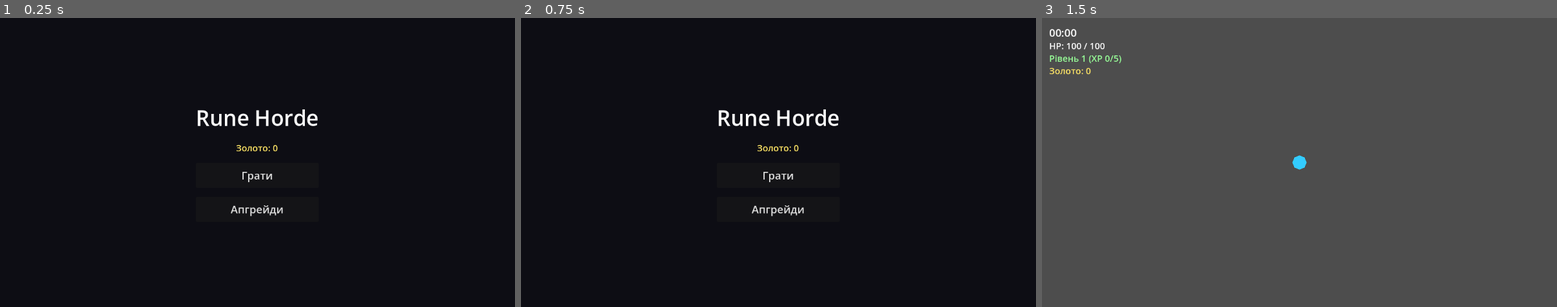
Above: before the commit, frames 1-3 (left to right).
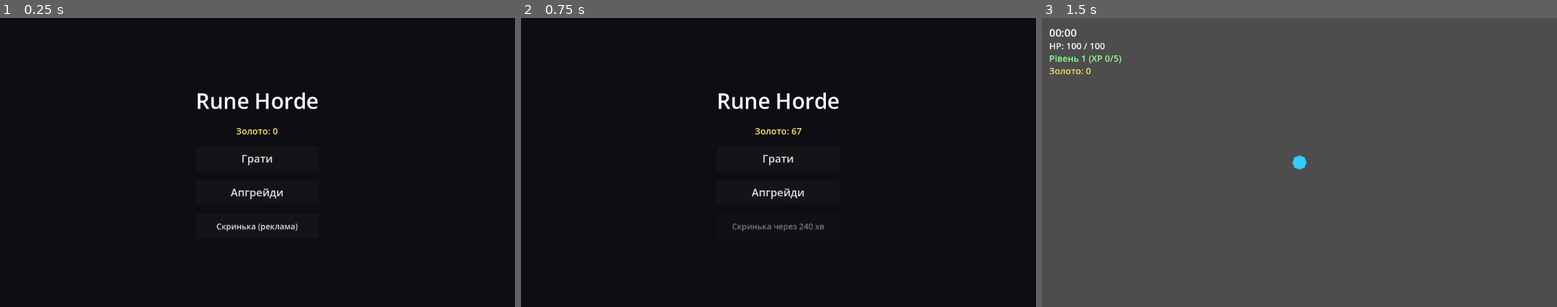
Above: after the commit, the same moments.

Repository: dmytro-matviiv/Run-horde
Game: Godot game, scene res://scenes/main.tscn
The game is run twice, just before and just after one commit, with the same random seed, the same clock (stepped at 60 frames per second) and the same inputs.
Inputs (mouse positions are in pixels of both pictures, inside the frame that each line leads up to):
- Up to frame 1 (0.25 s): no input
- Up to frame 2 (0.75 s): click (778, 226) at 0.5 s, where only the run after the commit has a clickable "Скринька (реклама)"
- Up to frame 3 (1.5 s): click "Грати" at 1.25 s

The runs differ from the first frame. In frame 1, 1.9% of the frame differs, in the area x 38-62%, y 25-74%; in frame 2, 1.9%; in frame 3, nothing differs.

Commit message:
Фаза 4: ідл-шар — офлайн-золото, скринька, заглушка реклами
GameState рахує офлайн-золото при старті застосунку
(Balance.idle_gold_per_hour, ліміт 8 год, захист від перекрученого
годинника) і показує попап "Поки тебе не було" з кнопками "Забрати"
й "Забрати ×2" на головному екрані.

Обидві кнопки х2 (офлайн-золото і скринька раз на 4 години) йдуть
через новий AdsManager — заглушку rewarded-реклами, яка зараз завжди
"успішна" одразу, а в Фазі 6 стане реальним AdMob-плагіном. Решта
коду звертається лише до AdsManager.show_rewarded_ad(), тож заміна
заглушки не торкнеться викликів ззовні.

Co-Authored-By: Claude Sonnet 5 <noreply@anthropic.com>

Diff:
--- a/data/balance.gd
+++ b/data/balance.gd
@@ -39,3 +39,18 @@
 ## Вартість мета-апгрейду на певному рівні (у золоті).
 static func meta_upgrade_cost(level: int) -> int:
 	return int(round(50 * pow(1.35, level)))
+
+# Ідл-шар
+const IDLE_GOLD_PER_HOUR_BASE := 60.0
+const IDLE_GOLD_PER_LEVEL_PERCENT := 0.15   # приріст gold/год за кожен сумарний рівень мета-апгрейдів
+const IDLE_MAX_HOURS := 8.0                 # ліміт накопичення офлайн-золота
+
+## Скільки золота гривень капає за годину офлайну при сумі рівнів
+## усіх мета-апгрейдів total_meta_levels.
+static func idle_gold_per_hour(total_meta_levels: int) -> float:
+	return IDLE_GOLD_PER_HOUR_BASE * (1.0 + IDLE_GOLD_PER_LEVEL_PERCENT * total_meta_levels)
+
+# Скринька на головному екрані
+const CHEST_COOLDOWN_HOURS := 4.0
+const CHEST_GOLD_MIN := 20
+const CHEST_GOLD_MAX := 80
--- a/project.godot
+++ b/project.godot
@@ -22,6 +22,7 @@
 
 GameState="*res://scripts/autoload/game_state.gd"
 SaveManager="*res://scripts/autoload/save_manager.gd"
+AdsManager="*res://scripts/autoload/ads_manager.gd"
 
 [layer_names]
 
--- a/scenes/ui/main_menu.gd
+++ b/scenes/ui/main_menu.gd
@@ -2,18 +2,55 @@
 
 ## Головне меню: точка повернення між ранами. "Грати" веде в ран,
 ## "Апгрейди" — на екран мета-прогресії (тут гравець витрачає золото
-## між ранами — наша "база").
+## між ранами — наша "база"). Тут же показуємо офлайн-золото
+## (GameState.pending_offline_gold) і скриньку за таймером.
+
+const OFFLINE_REWARD_SCENE := preload("res://scenes/ui/offline_reward.tscn")
 
 @onready var gold_label: Label = $CenterContainer/VBoxContainer/GoldLabel
+@onready var chest_button: Button = $CenterContainer/VBoxContainer/ChestButton
+
+var _chest_refresh_timer := 0.0
 
 func _ready() -> void:
 	_update_gold_label()
+	_update_chest_button()
+	if GameState.pending_offline_gold > 0:
+		_show_offline_reward()
+
+func _process(delta: float) -> void:
+	_chest_refresh_timer += delta
+	if _chest_refresh_timer >= 1.0:
+		_chest_refresh_timer = 0.0
+		_update_chest_button()
 
 func _update_gold_label() -> void:
 	gold_label.text = "Золото: %d" % GameState.gold
+
+func _update_chest_button() -> void:
+	if GameState.is_chest_available():
+		chest_button.text = "Скринька (реклама)"
+		chest_button.disabled = false
+	else:
+		var minutes_left := GameState.get_chest_seconds_left() / 60
+		chest_button.text = "Скринька через %d хв" % minutes_left
+		chest_button.disabled = true
+
+func _show_offline_reward() -> void:
+	var popup: Node = OFFLINE_REWARD_SCENE.instantiate()
+	add_child(popup)
+	popup.closed.connect(_update_gold_label)
 
 func _on_play_pressed() -> void:
 	get_tree().change_scene_to_file("res://scenes/run/run.tscn")
 
 func _on_upgrades_pressed() -> void:
 	get_tree().change_scene_to_file("res://scenes/ui/meta_upgrades.tscn")
+
+func _on_chest_pressed() -> void:
+	AdsManager.show_rewarded_ad(_on_chest_ad_reward)
+
+func _on_chest_ad_reward() -> void:
+	GameState.claim_chest_reward()
+	_update_gold_label()
+	_update_chest_button()
--- a/scenes/ui/main_menu.tscn
+++ b/scenes/ui/main_menu.tscn
@@ -50,5 +50,11 @@
 theme_override_font_sizes/font_size = 24
 text = "Апгрейди"
 
+[node name="ChestButton" type="Button" parent="CenterContainer/VBoxContainer"]
+custom_minimum_size = Vector2(220, 56)
+theme_override_font_sizes/font_size = 18
+text = "Скринька (реклама)"
+
 [connection signal="pressed" from="CenterContainer/VBoxContainer/PlayButton" to="." method="_on_play_pressed"]
 [connection signal="pressed" from="CenterContainer/VBoxContainer/UpgradesButton" to="." method="_on_upgrades_pressed"]
+[connection signal="pressed" from="CenterContainer/VBoxContainer/ChestButton" to="." method="_on_chest_pressed"]
--- /dev/null
+++ b/scenes/ui/offline_reward.gd
@@ -0,0 +1,27 @@
+extends Control
+
+## Попап "Поки тебе не було" — головне меню показує його, якщо на
+## старті застосунку накопичилось офлайн-золото
+## (GameState.pending_offline_gold, порахований у GameState._ready()).
+
+signal closed
+
+@onready var amount_label: Label = $CenterContainer/Panel/MarginContainer/VBoxContainer/AmountLabel
+
+func _ready() -> void:
+	amount_label.text = "+%d золота" % GameState.pending_offline_gold
+
+func _on_claim_pressed() -> void:
+	GameState.claim_offline_gold(1)
+	_close()
+
+func _on_claim_double_pressed() -> void:
+	AdsManager.show_rewarded_ad(_on_ad_reward_granted)
+
+func _on_ad_reward_granted() -> void:
+	GameState.claim_offline_gold(2)
+	_close()
+
+func _close() -> void:
+	closed.emit()
+	queue_free()
--- /dev/null
+++ b/scenes/ui/offline_reward.tscn
@@ -0,0 +1,69 @@
+[gd_scene load_steps=2 format=3]
+
+[ext_resource type="Script" path="res://scenes/ui/offline_reward.gd" id="1"]
+
+[node name="OfflineReward" type="Control"]
+anchors_preset = 15
+anchor_right = 1.0
+anchor_bottom = 1.0
+grow_horizontal = 2
+grow_vertical = 2
+script = ExtResource("1")
+
+[node name="Background" type="ColorRect" parent="."]
+anchors_preset = 15
+anchor_right = 1.0
+anchor_bottom = 1.0
+grow_horizontal = 2
+grow_vertical = 2
+color = Color(0, 0, 0, 0.75)
+
+[node name="CenterContainer" type="CenterContainer" parent="."]
+anchors_preset = 15
+anchor_right = 1.0
+anchor_bottom = 1.0
+grow_horizontal = 2
+grow_vertical = 2
+
+[node name="Panel" type="Panel" parent="CenterContainer"]
+custom_minimum_size = Vector2(360, 260)
+
+[node name="MarginContainer" type="MarginContainer" parent="CenterContainer/Panel"]
+anchors_preset = 15
+anchor_right = 1.0
+anchor_bottom = 1.0
+grow_horizontal = 2
+grow_vertical = 2
+theme_override_constants/margin_left = 24
+theme_override_constants/margin_top = 24
+theme_override_constants/margin_right = 24
+theme_override_constants/margin_bottom = 24
+
+[node name="VBoxContainer" type="VBoxContainer" parent="CenterContainer/Panel/MarginContainer"]
+theme_override_constants/separation = 16
+alignment = 1
+
+[node name="TitleLabel" type="Label" parent="CenterContainer/Panel/MarginContainer/VBoxContainer"]
+theme_override_font_sizes/font_size = 26
+theme_override_colors/font_color = Color(1, 1, 1, 1)
+text = "Поки тебе не було"
+horizontal_alignment = 1
+
+[node name="AmountLabel" type="Label" parent="CenterContainer/Panel/MarginContainer/VBoxContainer"]
+theme_override_font_sizes/font_size = 32
+theme_override_colors/font_color = Color(1, 0.9, 0.4, 1)
+text = "+0 золота"
+horizontal_alignment = 1
+
+[node name="ClaimButton" type="Button" parent="CenterContainer/Panel/MarginContainer/VBoxContainer"]
+custom_minimum_size = Vector2(0, 48)
+theme_override_font_sizes/font_size = 20
+text = "Забрати"
+
+[node name="ClaimDoubleButton" type="Button" parent="CenterContainer/Panel/MarginContainer/VBoxContainer"]
+custom_minimum_size = Vector2(0, 48)
+theme_override_font_sizes/font_size = 20
+text = "Забрати ×2 (реклама)"
+
+[connection signal="pressed" from="CenterContainer/Panel/MarginContainer/VBoxContainer/ClaimButton" to="." method="_on_claim_pressed"]
+[connection signal="pressed" from="CenterContainer/Panel/MarginContainer/VBoxContainer/ClaimDoubleButton" to="." method="_on_claim_double_pressed"]
--- /dev/null
+++ b/scripts/autoload/ads_manager.gd
@@ -0,0 +1,20 @@
+extends Node
+
+## Обгортка над рекламним SDK. Зараз — заглушка (mock): rewarded-відео
+## "показується" миттєво й завжди успішне, щоб решту гри можна було
+## розробляти й тестувати в редакторі без підключеного плагіна.
+##
+## У Фазі 6 сюди зайде реальний AdMob-плагін (poing-studios/godot-admob-plugin);
+## решта коду завжди звертається лише до AdsManager.show_rewarded_ad(),
+## тож заміна заглушки на реальний SDK не торкнеться викликів ззовні.
+
+## Показує rewarded-відео. on_reward викликається, якщо гравець
+## додивився ролик до кінця; on_skipped — якщо закрив достроково або
+## реклама недоступна. Заглушка завжди викликає on_reward.
+func show_rewarded_ad(on_reward: Callable, on_skipped: Callable = Callable()) -> void:
+	on_reward.call()
+
+## Показує interstitial. Заглушка нічого не робить (немає плагіна) —
+## реальний показ з'явиться разом з AdMob у Фазі 6.
+func show_interstitial() -> void:
+	pass
--- a/scripts/autoload/game_state.gd
+++ b/scripts/autoload/game_state.gd
@@ -29,8 +29,68 @@
 var last_run_time := 0.0
 var last_run_victory := false
 
+# Ідл-шар: коли гравця бачили востаннє й скільки золота накопичилось,
+# поки застосунок був закритий (розділ 7 ТЗ).
+var last_seen_timestamp := 0
+var pending_offline_gold := 0
+
+# Скринька на головному екрані (розділ 8 ТЗ) — окремий таймер,
+# не пов'язаний з офлайн-золотом.
+var last_chest_claim_timestamp := 0
+
 func _ready() -> void:
 	SaveManager.load_game()
+	_compute_offline_gold()
+
+func get_total_meta_levels() -> int:
+	var total := 0
+	for id in meta_upgrade_levels:
+		total += meta_upgrade_levels[id]
+	return total
+
+## Рахує офлайн-золото за час з останнього виходу (обмежено
+## Balance.IDLE_MAX_HOURS). Захист від перекрученого годинника: якщо
+## різниця часу від'ємна — нараховуємо нуль, мітку все одно оновлюємо.
+func _compute_offline_gold() -> void:
+	var now := int(Time.get_unix_time_from_system())
+	var elapsed_seconds := now - last_seen_timestamp
+	if last_seen_timestamp <= 0 or elapsed_seconds <= 0:
+		pending_offline_gold = 0
+	else:
+		var capped_hours: float = minf(elapsed_seconds / 3600.0, Balance.IDLE_MAX_HOURS)
+		pending_offline_gold = int(floor(Balance.idle_gold_per_hour(get_total_meta_levels()) * capped_hours))
+	last_seen_timestamp = now
+	SaveManager.save_game()
+
+## Викликає екран "поки тебе не було". multiplier=2 — коли гравець
+## додивився rewarded-рекламу за подвоєння (AdsManager.show_rewarded_ad).
+func claim_offline_gold(multiplier: int = 1) -> void:
+	add_gold(pending_offline_gold * multiplier)
+	pending_offline_gold = 0
+
+func is_chest_available() -> bool:
+	if last_chest_claim_timestamp <= 0:
+		return true
+	var now := int(Time.get_unix_time_from_system())
+	return now - last_chest_claim_timestamp >= int(Balance.CHEST_COOLDOWN_HOURS * 3600.0)
+
+## Скільки секунд лишилось до наступної доступної скриньки (0, якщо
+## вже доступна).
+func get_chest_seconds_left() -> int:
+	if is_chest_available():
+		return 0
+	var now := int(Time.get_unix_time_from_system())
+	var elapsed := now - last_chest_claim_timestamp
+	return int(Balance.CHEST_COOLDOWN_HOURS * 3600.0) - elapsed
+
+## Викликати лише після успішного перегляду rewarded-реклами
+## (AdsManager.show_rewarded_ad). Повертає скільки золота випало.
+func claim_chest_reward() -> int:
+	var reward := randi_range(Balance.CHEST_GOLD_MIN, Balance.CHEST_GOLD_MAX)
+	add_gold(reward)
+	last_chest_claim_timestamp = int(Time.get_unix_time_from_system())
+	SaveManager.save_game()
+	return reward
 
 func add_gold(amount: int) -> void:
 	if amount <= 0:
--- a/scripts/autoload/save_manager.gd
+++ b/scripts/autoload/save_manager.gd
@@ -13,6 +13,8 @@
 		"schema_version": CURRENT_SCHEMA_VERSION,
 		"gold": GameState.gold,
 		"meta_upgrade_levels": _keys_to_string(GameState.meta_upgrade_levels),
+		"last_seen_timestamp": GameState.last_seen_timestamp,
+		"last_chest_claim_timestamp": GameState.last_chest_claim_timestamp,
 	}
 	var file := FileAccess.open(SAVE_PATH, FileAccess.WRITE)
 	if file == null:
@@ -34,6 +36,8 @@
 	var data: Dictionary = _migrate(parsed)
 	GameState.gold = data.get("gold", 0)
 	GameState.meta_upgrade_levels = _keys_to_string_name(data.get("meta_upgrade_levels", {}))
+	GameState.last_seen_timestamp = data.get("last_seen_timestamp", 0)
+	GameState.last_chest_claim_timestamp = data.get("last_chest_claim_timestamp", 0)
 
 ## Міграція між версіями схеми сейву. Зараз версія лише одна (1),
 ## тож функція нічого не робить — сюди додаватимуться кроки міграції,
